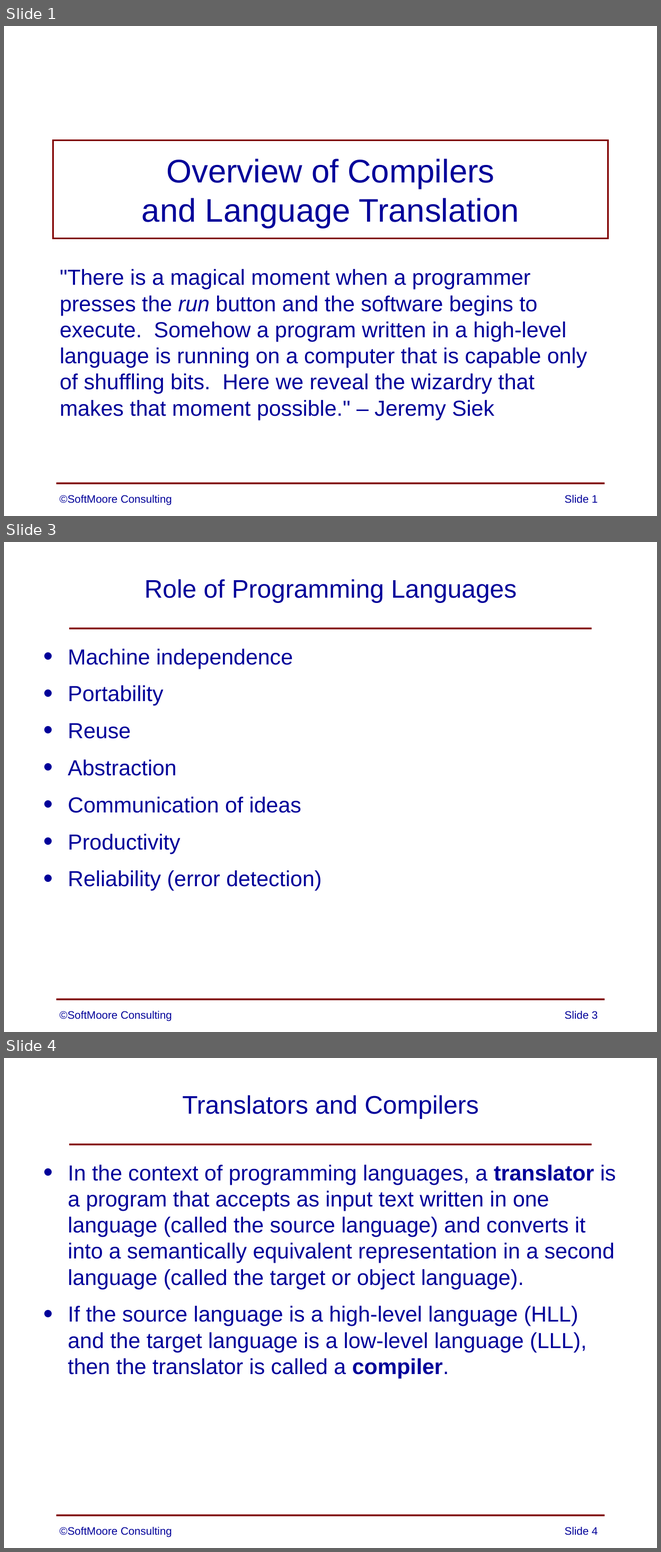
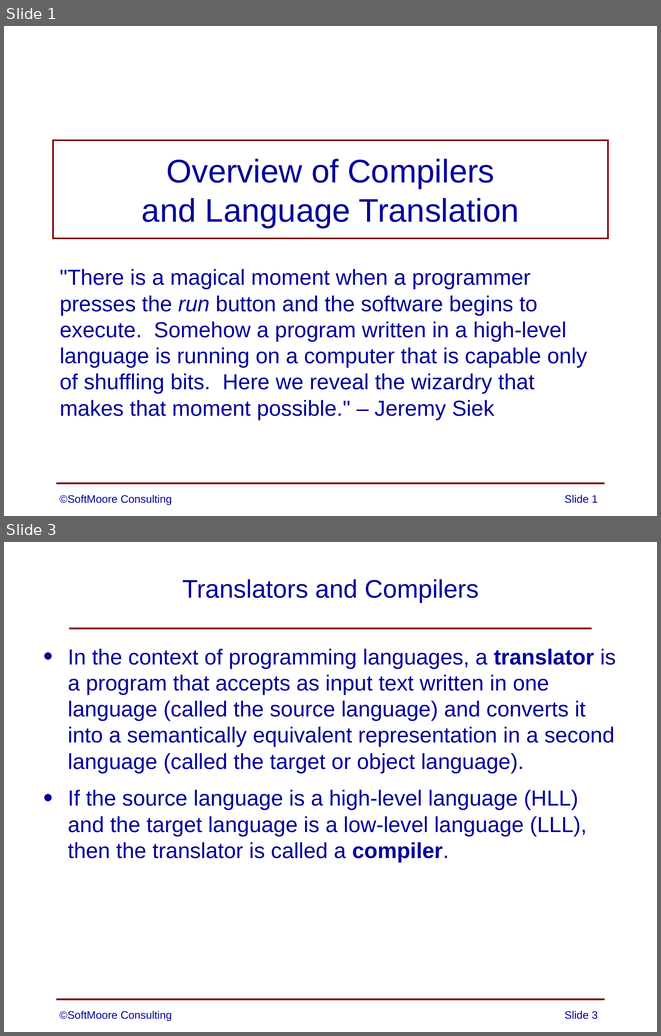
Before and after one commit to SoftMoore/CPRL-Java-3rd, a slide deck: PowerPoints/01 - Overview of Compilers.pptx. Shown one above the other, each under a label of ours: slides 1, 3 and 4 before the commit, slides 1 and 3 after it; the slides between them are not shown. The pictures are 661x1552 and 661x1036 pixels, drawn with LibreOffice and Linux fonts; fonts in the diff are those of the drawing. Boxes give left, top, right and bottom in pixels: in the first picture for what was removed or moved away, otherwise in the second. Text is boxed around its words. In the diff, an @@ line names an element or a change of style, - is before the commit and + after.

```diff
--- a/PowerPoints/01 - Overview of Compilers.pptx
+++ b/PowerPoints/01 - Overview of Compilers.pptx
@@ slide 3 removed at bbox=[4, 542, 657, 1032], background #FFFFFF; not listed: 2 template elements that a slide beside it also shows @@
@@ title removed at bbox=[144, 579, 517, 602] @@
-Role of Programming Languages
@@ text removed at bbox=[68, 649, 321, 891] @@
-• Machine independence
-• Portability
-• Reuse
-• Abstraction
-• Communication of ideas
-• Productivity
-• Reliability (error detection)
@@ text removed at bbox=[60, 1011, 172, 1021] @@
-©SoftMoore Consulting
@@ page number removed at bbox=[565, 1011, 598, 1019] @@
-Slide 3
@@ what was slide 4 is now slide 3 @@
@@ page number at bbox=[565, 1011, 598, 1019]: text changed @@
-Slide 4
+Slide 3
```
Also in this commit, not shown: 2 slides changed, 1 other file.
